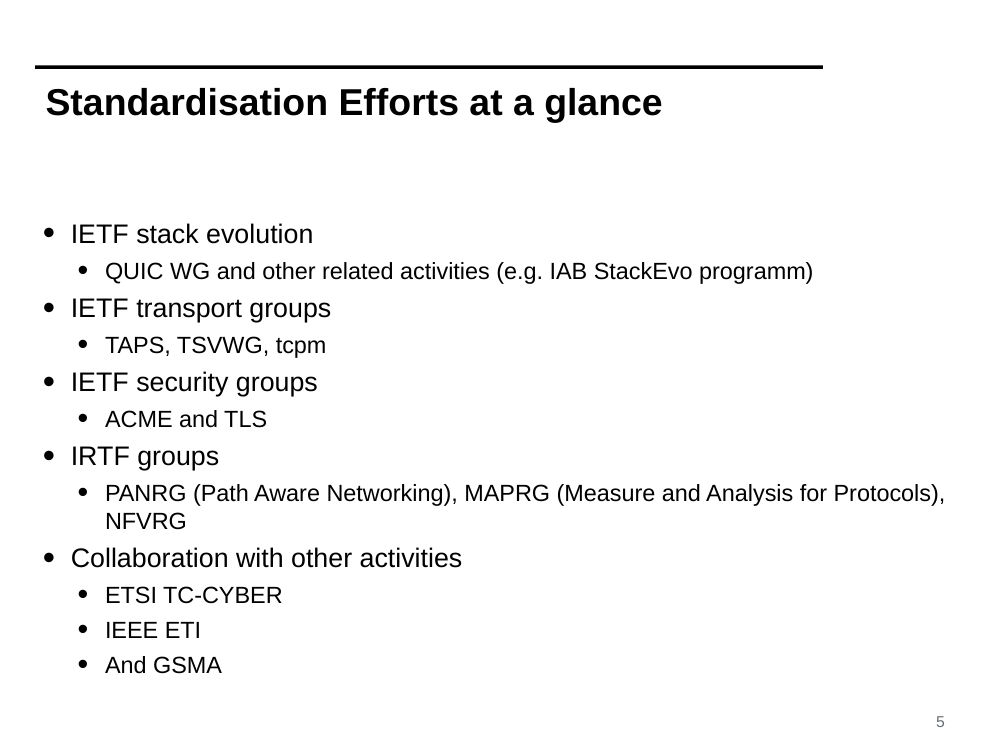
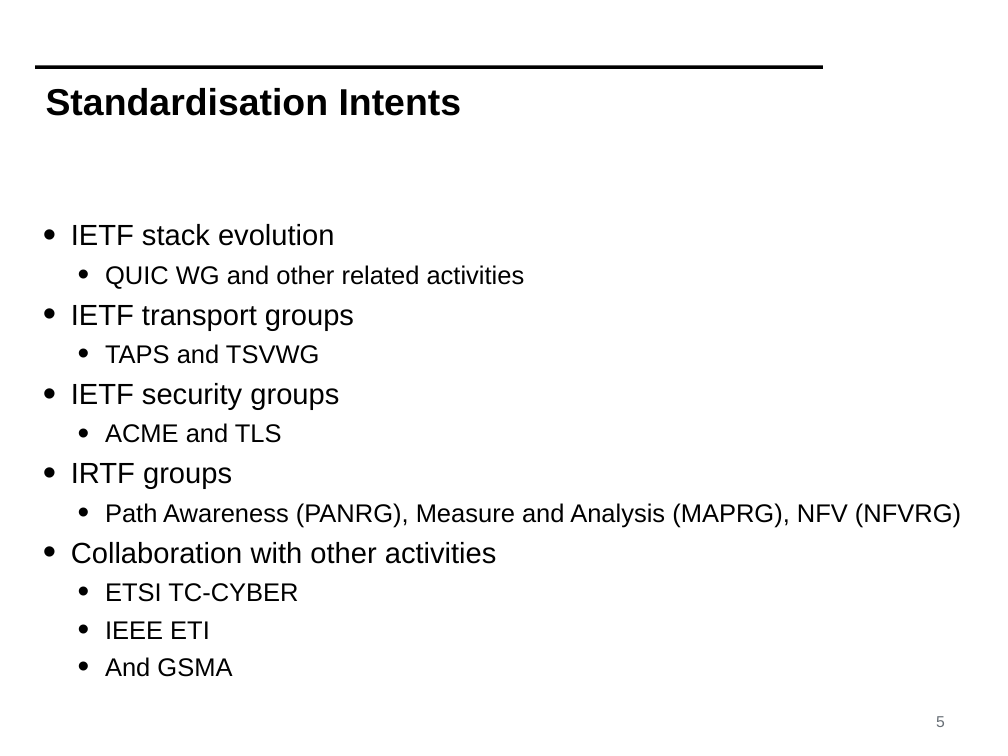
Before and after one commit to mami-project/roadshows, a slide deck: slide 5 of review3-brussels/WP4-ReviewFinal.pptx. Drawn at 1008x756 pixels with LibreOffice and Linux fonts; fonts in the diff are those of the drawing; background and template pictures are left out. Boxes give left, top, right and bottom in pixels: in the first picture for what was removed or moved away, otherwise in the second. Text is boxed around its words. In the diff, an @@ line names an element or a change of style, - is before the commit and + after.

```diff
--- a/review3-brussels/WP4-ReviewFinal.pptx
+++ b/review3-brussels/WP4-ReviewFinal.pptx
@@ title at (x1=46, y1=88, x2=462, y2=116): text changed @@
-Standardisation Efforts at a glance
+Standardisation Intents
@@ text at (x1=71, y1=224, x2=497, y2=677): size 27.2 to 29.6 pt in "IETF stack evolution", "IETF transport groups", "IETF security groups", "IRTF groups" and 1 more places; size 23.8 to 25.9 pt in "ACME and TLS", "ETSI TC-CYBER", "IEEE ETI", "And GSMA" @@
@@ text at (x1=105, y1=265, x2=525, y2=289): text changed; size 23.8 to 25.9 pt @@
-  • QUIC WG and other related activities (e.g. IAB StackEvo programm)
+  • QUIC WG and other related activities
@@ text at (x1=105, y1=344, x2=319, y2=364): text changed; size 23.8 to 25.9 pt @@
-  • TAPS, TSVWG, tcpm
+  • TAPS and TSVWG
@@ text at (x1=105, y1=503, x2=961, y2=527): text changed; size 23.8 to 25.9 pt @@
-  • PANRG (Path Aware Networking), MAPRG (Measure and Analysis for Protocols), NFVRG
+  • Path Awareness (PANRG), Measure and Analysis (MAPRG), NFV (NFVRG)
```
Also in this commit, not shown: 10 other slides changed.
